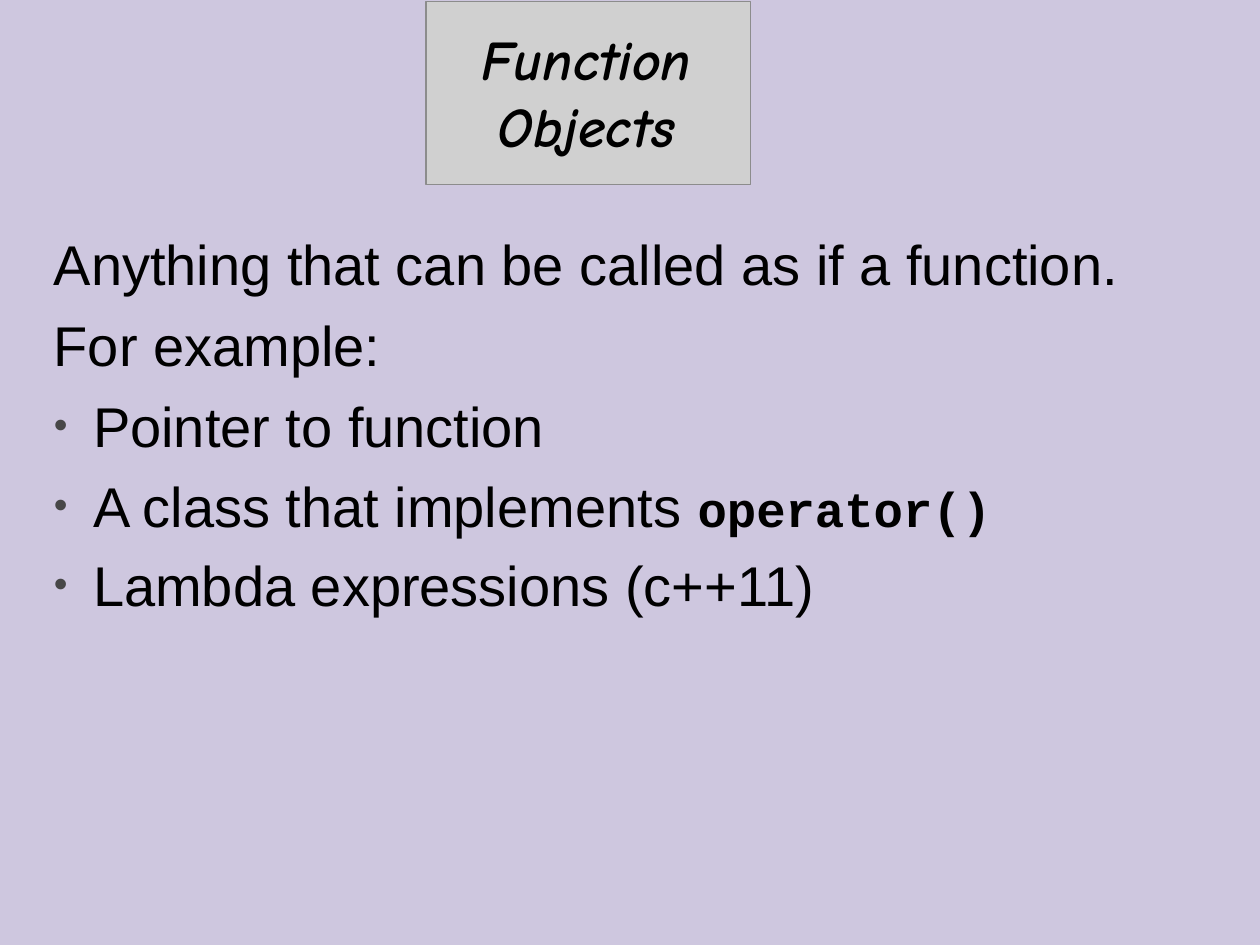
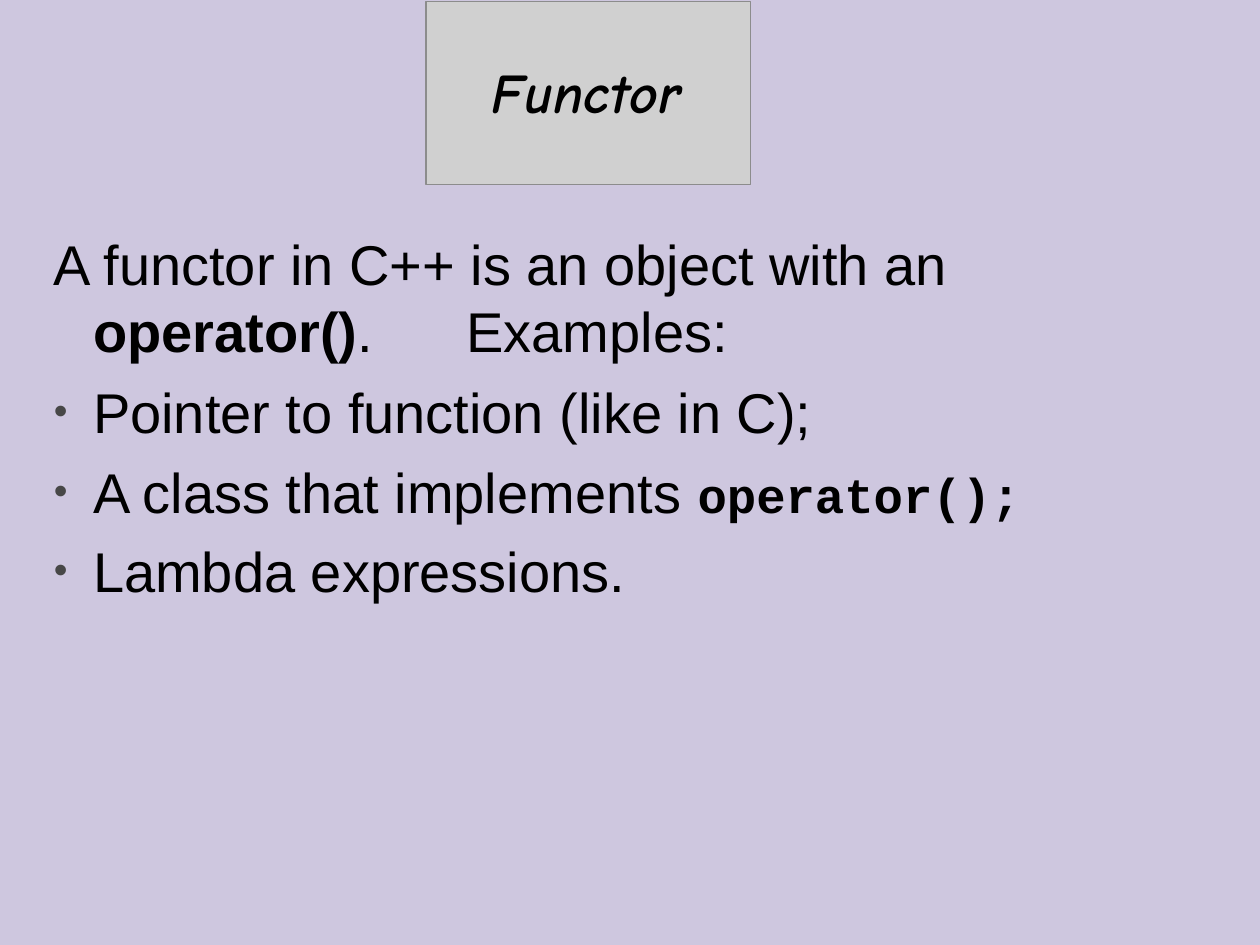
Before and after one commit to cpp-at-ariel/cpp-5779, a slide deck: slide 25 of 10-stl-containers/slides.odp (slide 27 before the commit). Drawn at 1260x945 pixels with LibreOffice and Linux fonts; fonts in the diff are those of the drawing; grey boxes stand for pictures. Boxes give left, top, right and bottom in pixels: in the first picture for what was removed or moved away, otherwise in the second. Text is boxed around its words. In the diff, an @@ line names an element or a change of style, - is before the commit and + after.

```diff
--- a/10-stl-containers/slides.odp
+++ b/10-stl-containers/slides.odp
@@ text in free at (x1=492, y1=75, x2=681, y2=114): text changed @@
-Function
-Objects
+Functor
@@ text at (x1=54, y1=244, x2=1021, y2=603): text changed @@
-Anything that can be called as if a function.
-For example:
-• Pointer to function
-• A class that implements operator()
-• Lambda expressions (c++11)
+A functor in C++ is an object with an operator(). Examples:
+• Pointer to function (like in C);
+• A class that implements operator();
+• Lambda expressions.
```
Also in this commit, not shown: 11 other slides changed, 3 slides added, 5 slides removed, 11 other files.
